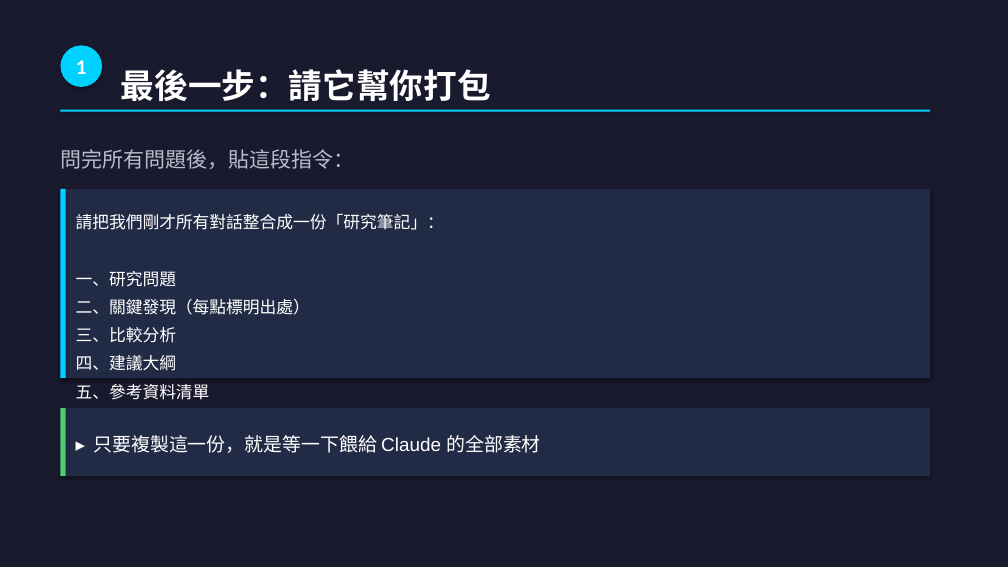
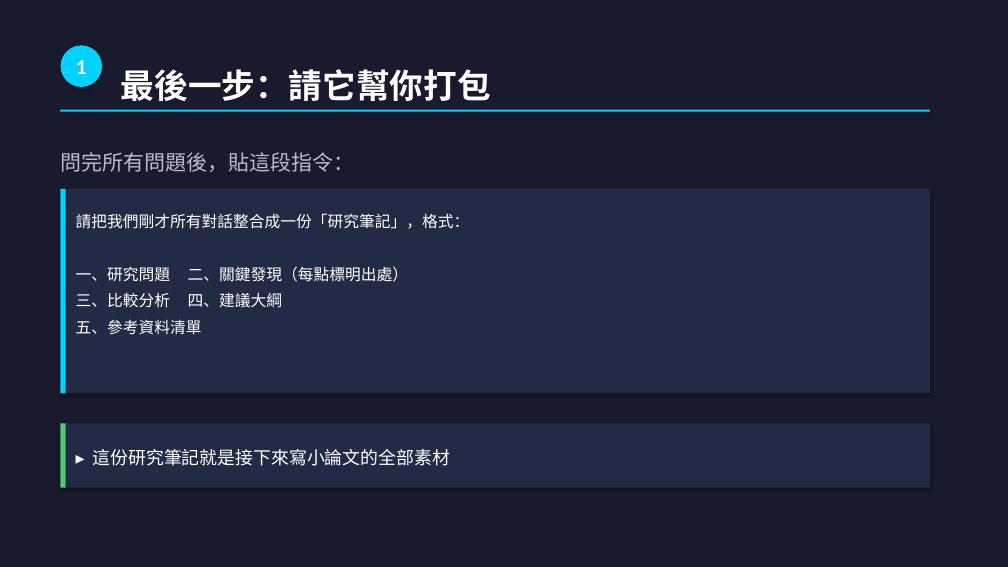
Before and after one commit to letranger/2026-04-30-AI-work, a slide deck: slide 7 of 和AI作朋友-工作坊簡報.pptx (slide 5 before the commit). Drawn at 1008x567 pixels with LibreOffice and Linux fonts; fonts in the diff are those of the drawing. Boxes give left, top, right and bottom in pixels: in the first picture for what was removed or moved away, otherwise in the second. Text is boxed around its words. In the diff, an @@ line names an element or a change of style, - is before the commit and + after.

```diff
--- a/和AI作朋友-工作坊簡報.pptx
+++ b/和AI作朋友-工作坊簡報.pptx
@@ rectangle: place and size @@
-rectangle at [60, 189, 930, 378]
+rectangle at [60, 189, 930, 393]
@@ rectangle: place and size @@
-rectangle at [60, 189, 66, 378]
+rectangle at [60, 189, 66, 393]
@@ text at [76, 213, 470, 335]: text changed; size 16 to 15 pt @@
-請把我們剛才所有對話整合成一份「研究筆記」：
-一、研究問題
-二、關鍵發現（每點標明出處）
-三、比較分析
-四、建議大綱
-五、參考資料清單
+請把我們剛才所有對話整合成一份「研究筆記」，格式：
+一、研究問題 二、關鍵發現（每點標明出處）
+三、比較分析 四、建議大綱
+五、參考資料清單
@@ rectangle: place and size @@
-rectangle at [60, 408, 930, 476]
+rectangle at [60, 423, 930, 488]
@@ rectangle: place and size @@
-rectangle at [60, 408, 66, 476]
+rectangle at [60, 423, 66, 488]
@@ text at [92, 449, 450, 466]: text changed; size 18 to 17 pt @@
-▸ 只要複製這一份，就是等一下餵給 Claude 的全部素材
+▸ 這份研究筆記就是接下來寫小論文的全部素材
```
Also in this commit, not shown: 16 other slides changed, 12 slides added, 2 slides removed, 1 other file.
